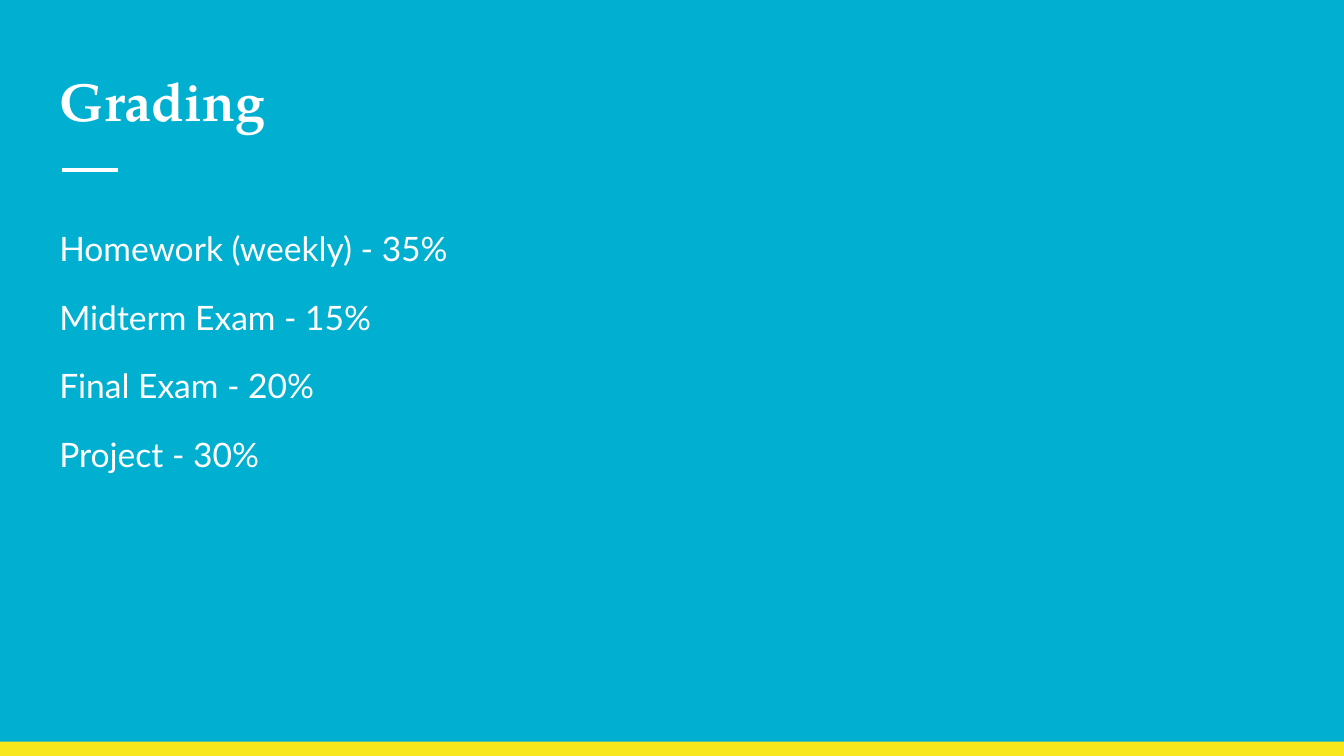
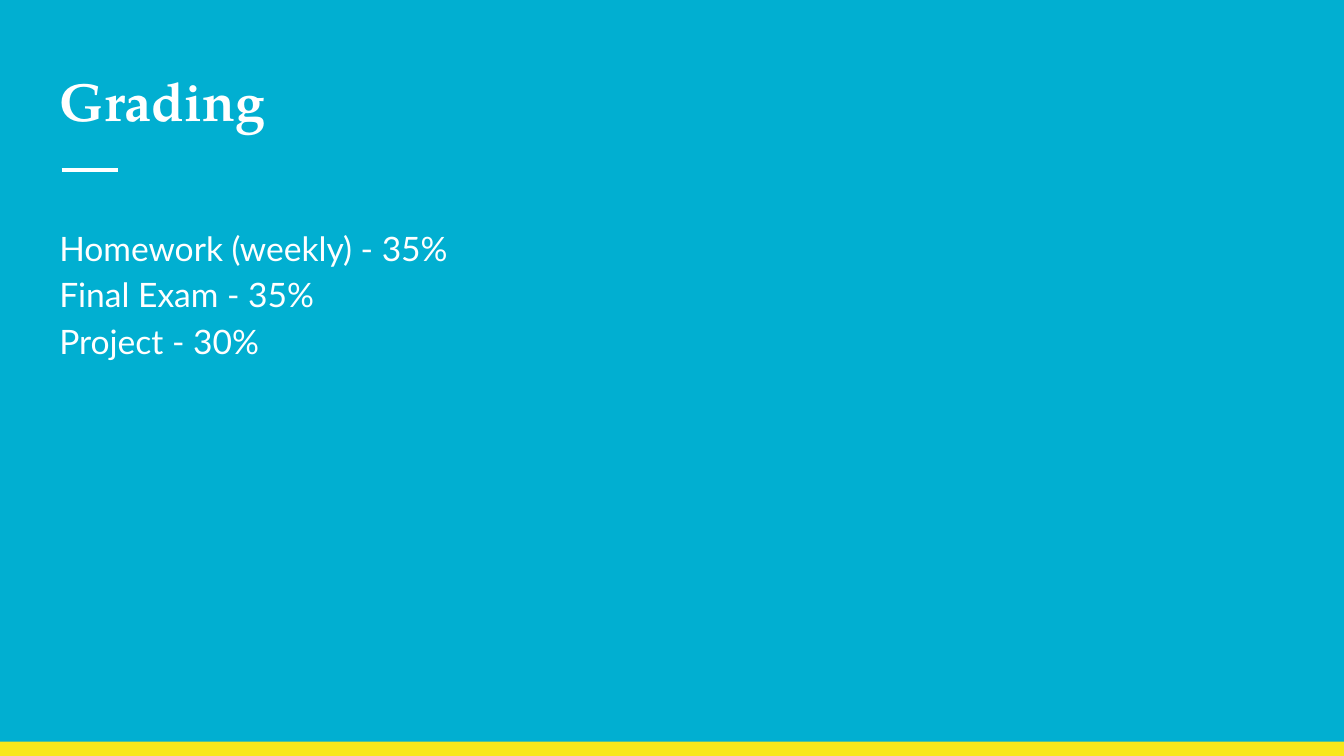
Before and after one commit to NolanSmithSolutions/Course, a slide deck: slide 5 of Intro/Welcome.pptx. Drawn at 1344x756 pixels with LibreOffice and Linux fonts; fonts in the diff are those of the drawing. Boxes give left, top, right and bottom in pixels: in the first picture for what was removed or moved away, otherwise in the second. Text is boxed around its words. In the diff, an @@ line names an element or a change of style, - is before the commit and + after.

```diff
--- a/Intro/Welcome.pptx
+++ b/Intro/Welcome.pptx
@@ text at (59,282,314,308): text changed @@
-Midterm Exam - 15%
-Final Exam - 20%
+Final Exam - 35%
@@ text at (59,329,259,360): less space between paragraphs @@
```
Also in this commit, not shown: 4 other slides changed, 4 other files.
